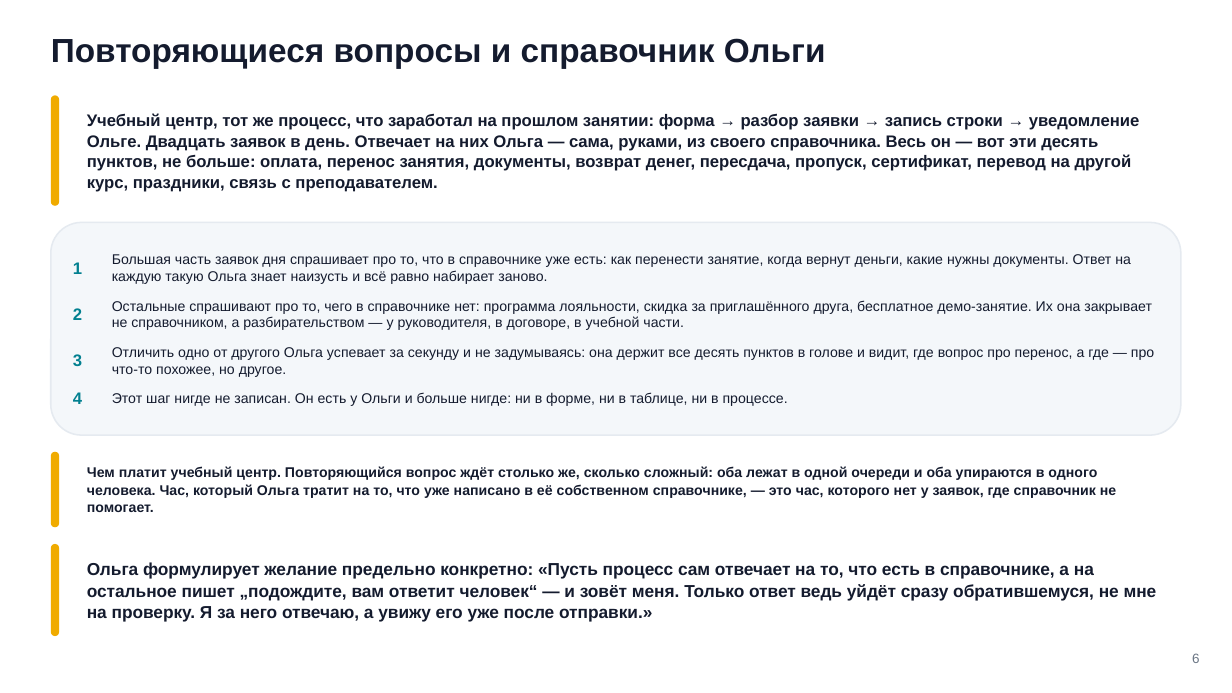
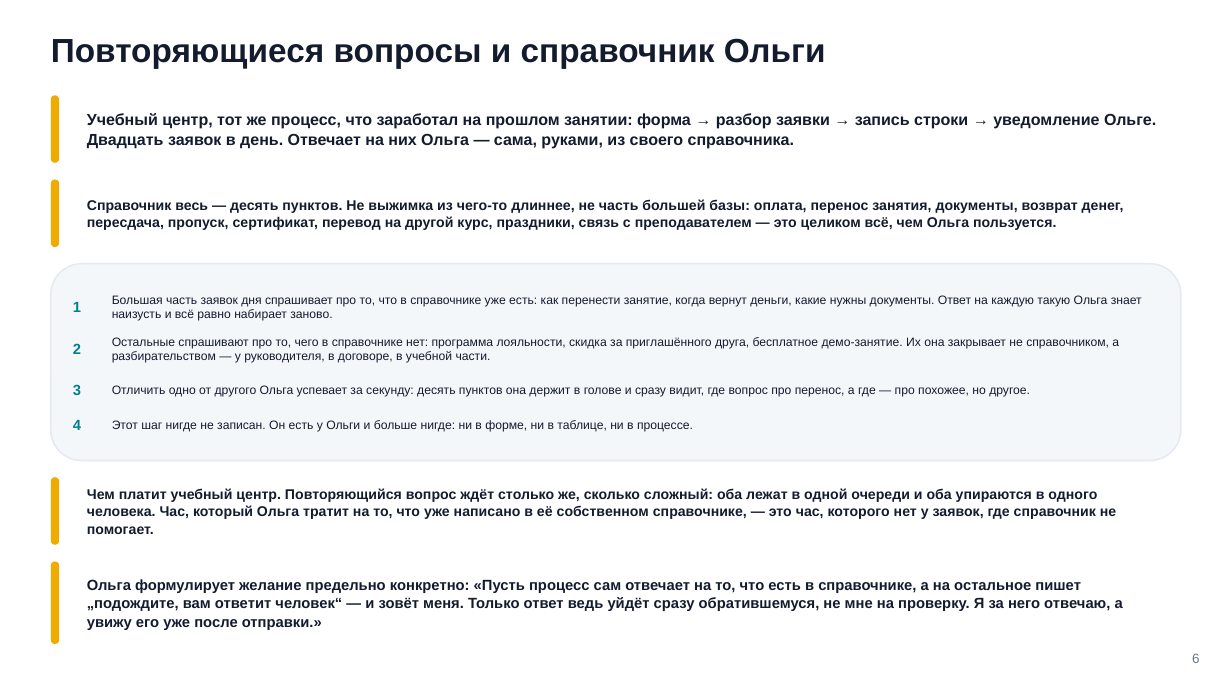
Before and after one commit to tellina-study/AI-usage-lessons, a slide deck: slide 6 of library/seminars/sem-09/rendered/sem-09.pptx. Drawn at 1232x693 pixels with LibreOffice and Linux fonts; fonts in the diff are those of the drawing. Boxes give left, top, right and bottom in pixels: in the first picture for what was removed or moved away, otherwise in the second. Text is boxed around its words. In the diff, an @@ line names an element or a change of style, - is before the commit and + after.

Commit message:
Кейс 1: уверенность+порог построена и измерена ПЕРВОЙ, размер базы — плашкой #299
Правка владельца 2026-10-27, три пункта:
- n06: размер справочника (10 пунктов) вынесен отдельной плашкой, не в абзаце.
- n08: 4-я строка разбора получила собственное измерение вместо только внешней
  цитаты (порог не поймал ни одной из 5 ошибок на своей задаче).
- Новый такт n13a: вариант «уверенность числом + порог» построен на живом
  стенде (webhook s9-answer-confidence, execution 840-854) и измерен на тех
  же 15 трудных вопросах, что версии 1 и 2 — ДО версии 2, не после, как было
  раньше (решатель раньше сразу прыгал к grounded-гейту).

Честная находка: первая прикидка грейдинга (на глаз) дала 2 ошибки из 15;
пересчёт по тому же эталону correct_by_base, что уже применён к версии 1 на
n13, дал 5 из 15 — версия 1.5 оказалась ХУДШИМ из трёх вариантов (8/15 плохих
исходов), не промежуточным. Обе версии грейдинга оставлены видимыми в
README с пометкой починки, не стёрты молча. Порог не поймал ни одной
ошибки — подтверждает процитированную внешнюю находку (калибратор 56%@80%
vs порог 48%@80%) на собственной задаче.

n09/n17 поправлены под новую последовательность тактов. Пересборка — 79
слайдов, оба PDF-сторожа чисты (0 наложений, 0 фигур режут текст).

```diff
--- a/library/seminars/sem-09/rendered/sem-09.pptx
+++ b/library/seminars/sem-09/rendered/sem-09.pptx
@@ rounded rectangle: place and size @@
-rounded rectangle at <box>51,95,59,206</box>
+rounded rectangle at <box>51,95,59,163</box>
@@ text at <box>87,113,1156,149</box>: text changed; size 13 to 12.5 pt @@
-Учебный центр, тот же процесс, что заработал на прошлом занятии: форма → разбор заявки → запись строки → уведомление Ольге. Двадцать заявок в день. Отвечает на них Ольга — сама, руками, из своего справочника. Весь он — вот эти десять пунктов, не больше: оплата, перенос занятия, документы, возврат денег, пересдача, пропуск, сертификат, перевод на другой курс, праздники, связь с преподавателем.
+Учебный центр, тот же процесс, что заработал на прошлом занятии: форма → разбор заявки → запись строки → уведомление Ольге. Двадцать заявок в день. Отвечает на них Ольга — сама, руками, из своего справочника.
@@ rounded rectangle added at <box>51,179,59,247</box>, fill #F0AB00 @@
@@ text added at <box>87,199,1124,230</box>, 11 pt, text #141B2E, bold @@
+Справочник весь — десять пунктов. Не выжимка из чего-то длиннее, не часть большей базы: оплата, перенос занятия, документы, возврат денег, пересдача, пропуск, сертификат, перевод на другой курс, праздники, связь с преподавателем — это целиком всё, чем Ольга пользуется.
@@ rounded rectangle: place and size @@
-rounded rectangle at <box>51,223,1181,435</box>
+rounded rectangle at <box>51,263,1181,460</box>
@@ rounded rectangle at <box>51,263,1181,460</box>: proportions changed @@
@@ size 13 to 11.5 pt; line spacing 15.3pt to 13.6pt in 4 elements at <box>73,420,81,430</box>, <box>73,384,81,395</box>, <box>73,343,81,354</box>, <box>73,302,81,312</box> @@
@@ text "1": place and size @@
-text "1" at <box>73,262,82,274</box>
+text "1" at <box>73,302,81,312</box>
@@ size 11 to 9.5 pt; line spacing 13pt to 11.2pt in 3 elements at <box>112,420,693,432</box>, <box>112,337,1119,363</box>, <box>112,295,1142,321</box> @@
@@ text "Большая часть заявок дня спрашивает ...": place and size @@
-text "Большая часть заявок дня спрашивает ..." at <box>112,254,1131,284</box>
+text "Большая часть заявок дня спрашивает ..." at <box>112,295,1142,321</box>
@@ text "2": place and size @@
-text "2" at <box>73,308,82,320</box>
+text "2" at <box>73,343,81,354</box>
@@ text "Остальные спрашивают про то, чего ...": place and size @@
-text "Остальные спрашивают про то, чего ..." at <box>112,300,1152,330</box>
+text "Остальные спрашивают про то, чего ..." at <box>112,337,1119,363</box>
@@ text "3": place and size @@
-text "3" at <box>73,354,82,366</box>
+text "3" at <box>73,384,81,395</box>
@@ text at <box>112,385,1030,397</box>: text changed; size 11 to 9.5 pt @@
-Отличить одно от другого Ольга успевает за секунду и не задумываясь: она держит все десять пунктов в голове и видит, где вопрос про перенос, а где — про что-то похожее, но другое.
+Отличить одно от другого Ольга успевает за секунду: десять пунктов она держит в голове и сразу видит, где вопрос про перенос, а где — про похожее, но другое.
@@ text "4": place and size @@
-text "4" at <box>73,392,82,404</box>
+text "4" at <box>73,420,81,430</box>
@@ text "Этот шаг нигде не записан. ...": place and size @@
-text "Этот шаг нигде не записан. ..." at <box>112,392,788,406</box>
+text "Этот шаг нигде не записан. ..." at <box>112,420,693,432</box>
@@ rounded rectangle: place and size @@
-rounded rectangle at <box>51,452,59,528</box>
+rounded rectangle at <box>51,477,59,544</box>
@@ text "Чем платит учебный центр. Повторяющийся ...": place and size @@
-text "Чем платит учебный центр. Повторяющийся ..." at <box>87,466,1116,512</box>
+text "Чем платит учебный центр. Повторяющийся ..." at <box>87,488,1116,534</box>
@@ rounded rectangle: place and size @@
-rounded rectangle at <box>51,544,59,637</box>
+rounded rectangle at <box>51,562,59,644</box>
@@ text "Ольга формулирует желание предельно конкретно: ...": place and size @@
-text "Ольга формулирует желание предельно конкретно: ..." at <box>87,562,1157,622</box>
+text "Ольга формулирует желание предельно конкретно: ..." at <box>87,579,1123,630</box>
@@ text "Ольга формулирует желание предельно конкретно: ..." at <box>87,579,1123,630</box>: size 13.5 to 11.5 pt; line spacing 16.7pt to 14.3pt @@
```
Also in this commit, not shown: 66 other slides changed, 1 slide added, 13 other files.
